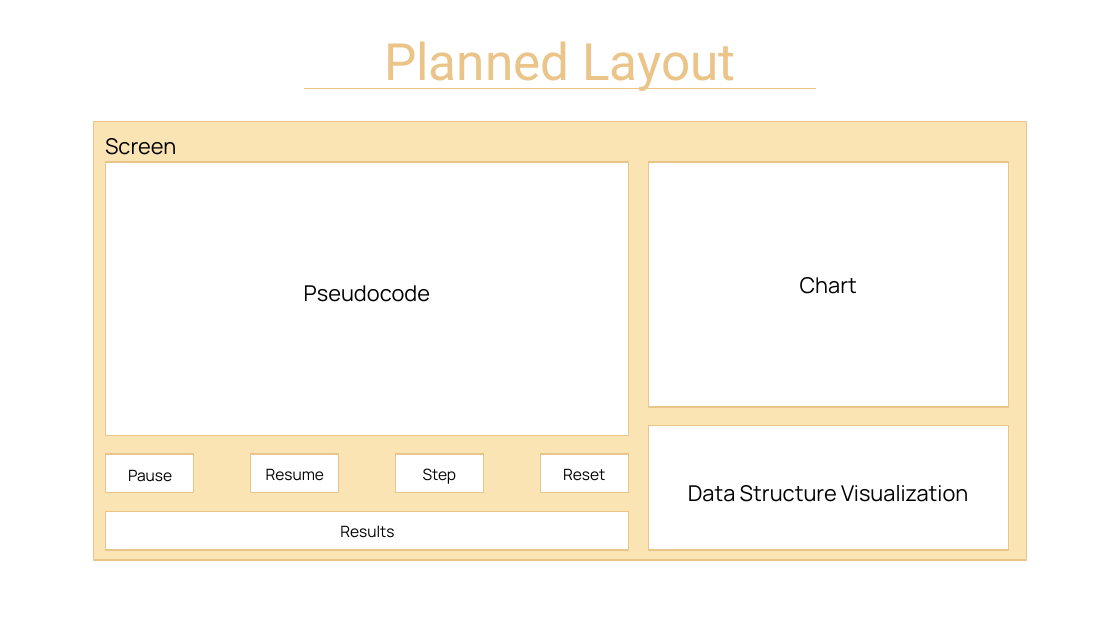
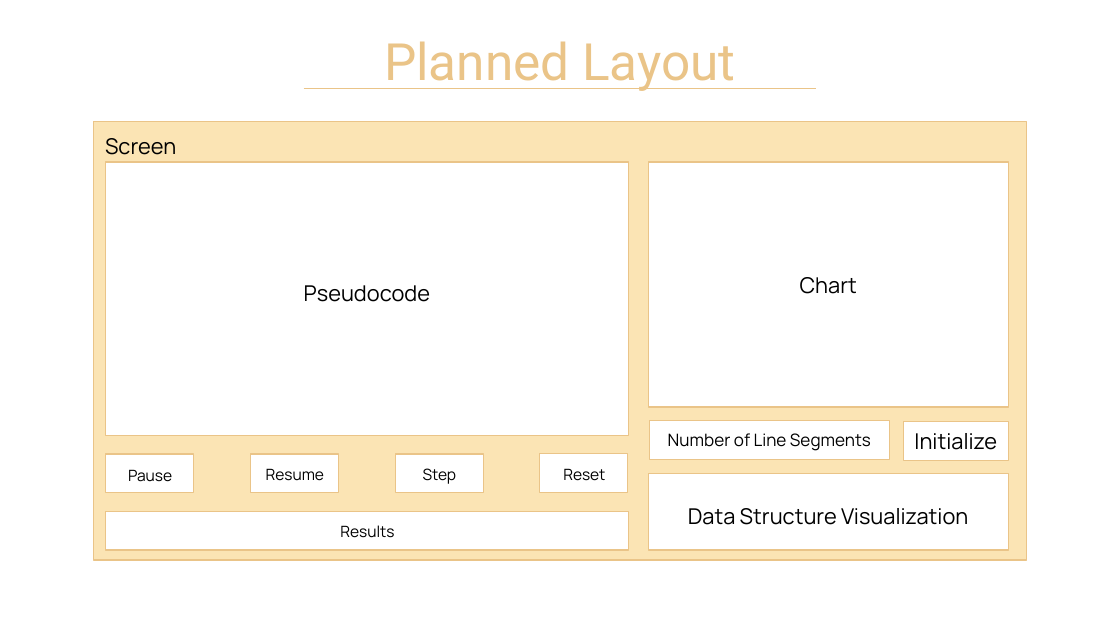
Before and after one commit to anuj67851/CompGeoProject, a slide deck: slide 6 of static/files/CompGeoWeek6Slides.pptx. Drawn at 1120x630 pixels with LibreOffice and Linux fonts; fonts in the diff are those of the drawing; background and template pictures are left out. Boxes give left, top, right and bottom in pixels: in the first picture for what was removed or moved away, otherwise in the second. Text is boxed around its words. In the diff, an @@ line names an element or a change of style, - is before the commit and + after.

Commit message:
update slides

```diff
--- a/static/files/CompGeoWeek6Slides.pptx
+++ b/static/files/CompGeoWeek6Slides.pptx
@@ rectangle added at <box>650,420,890,459</box>, fill #FFFFFF, outline #EAC488 0.75 pt, 11 pt, text #000000 @@
+Number of Line Segments
@@ rectangle added at <box>903,421,1008,460</box>, fill #FFFFFF, outline #EAC488 0.75 pt, 14 pt, text #000000 @@
+Initialize
@@ rectangle: place and size @@
-rectangle at <box>648,426,1009,550</box>
+rectangle at <box>648,474,1009,550</box>
@@ text "Data Structure Visualization": place and size @@
-text "Data Structure Visualization" at <box>688,485,968,502</box>
+text "Data Structure Visualization" at <box>688,508,968,525</box>
```
Also in this commit, not shown: 1 other slide changed.
